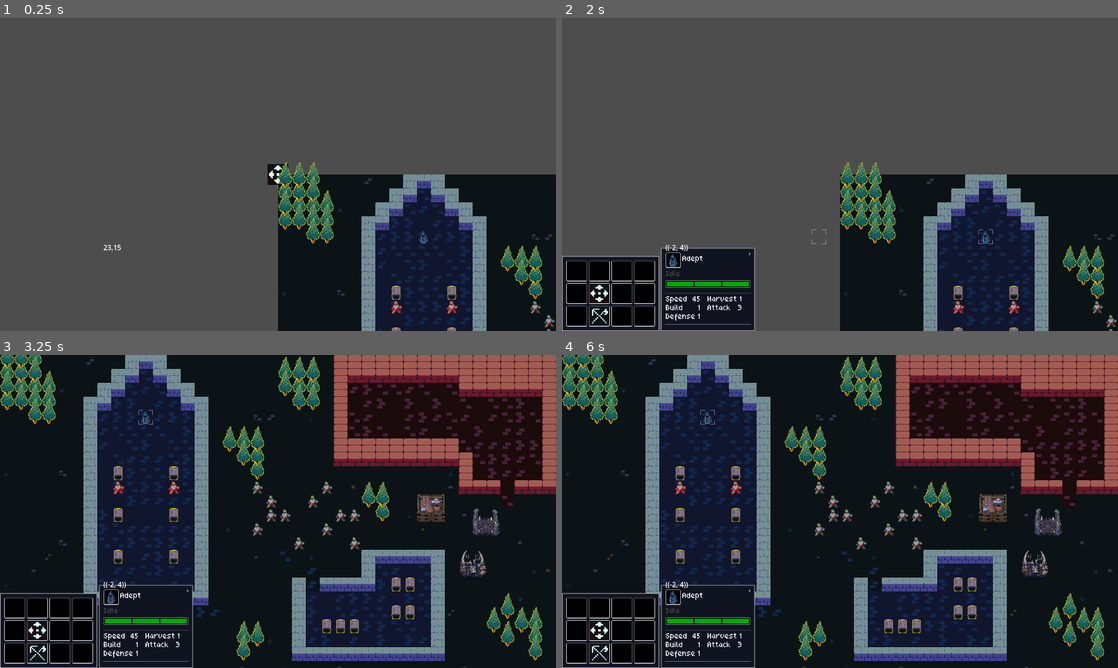
Above: before the commit, frames 1-4 (two rows, left to right).
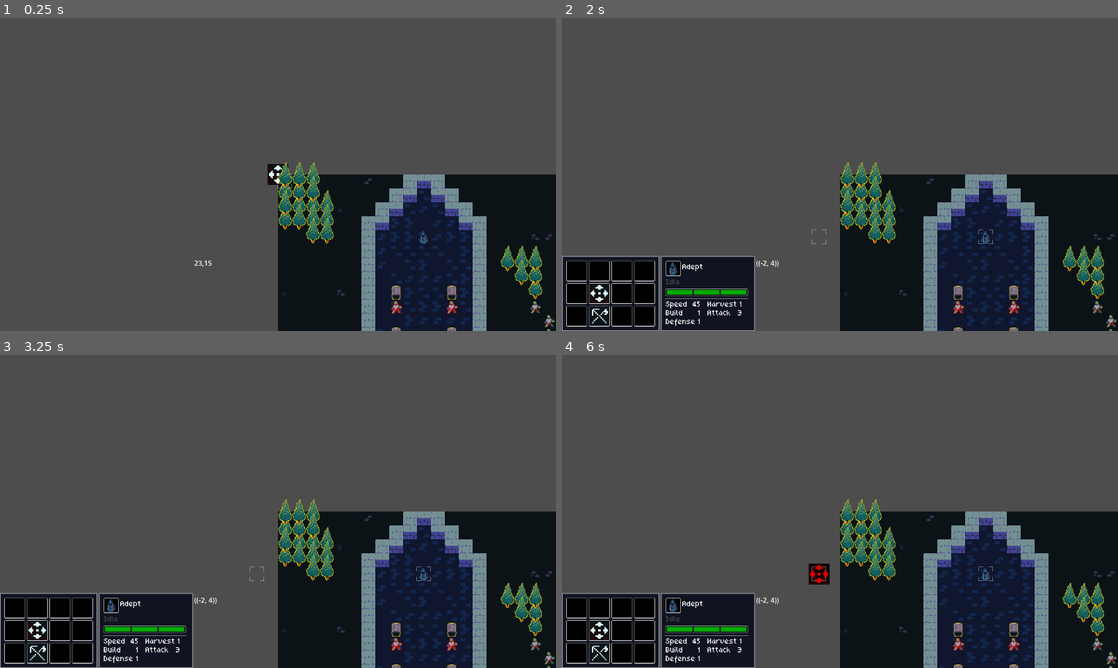
Above: after the commit, the same moments.

Repository: MateusRPF/MicroRTS
Game: Godot game, scene res://Maps/Lvl_test.tscn
Two runs of this game, one before a commit and one after it. Both use one fixed random seed, a clock stepped at 60 frames per second and the inputs below.
Inputs (mouse positions are in pixels of both pictures, inside the frame that each line leads up to):
- Up to frame 1 (0.25 s): no input
- Up to frame 2 (2 s): tap Enter at 0.5 s; move the mouse to (812, 237) at 0.52 s; click (812, 237) at 0.67 s; tap Space at 1.25 s; drag from (1006, 221) to (812, 237) at 1.27 s
- Up to frame 3 (3.25 s): move the mouse to (16, 608) at 2.02 s; click (16, 608) at 2.17 s; tap Enter at 2.75 s; drag from (38, 608) to (111, 464) at 2.77 s
- Up to frame 4 (6 s): tap Space at 3.5, 5 s; drag from (623, 608) to (867, 511) at 3.52 s; tap Enter at 4.25 s; drag from (645, 608) to (756, 433) at 4.27 s; move the mouse to (578, 630) at 5.02 s; click (578, 630) at 5.17 s; drag from (600, 630) to (728, 527) at 5.77 s

The runs differ from the first frame. In frame 1, less than 0.1% of the frame differs, in the area x 18-39%, y 72-80%; in frame 2, 1.9%; in frame 3, 79%, in the area x 0-100%, y 0-100%; in frame 4, 79%.
Error in both runs: Invalid access to property or key '(-2, 4)' on a base object of type 'Dictionary[Vector2i, GameTile]'. (res://Scripts/Controllers/player_controller.gd:118)

Commit message:
Added tooltip system, enabled for commands for now.

Diff:
--- a/Maps/Lvl_test.tscn
+++ b/Maps/Lvl_test.tscn
@@ -1,6 +1,7 @@
 [gd_scene format=3 uid="uid://b2177ucgykpsn"]
 
 [ext_resource type="PackedScene" uid="uid://c0umrcpgjtmi1" path="res://Prefabs/GameLevel.tscn" id="1_dnwpq"]
+[ext_resource type="PackedScene" uid="uid://b032i84bq7lu8" path="res://Prefabs/Widgets/Widget_Tooltip.tscn" id="1_w3o1q"]
 [ext_resource type="PackedScene" uid="uid://bx3kv3un2jsmn" path="res://Prefabs/Widgets/Widget_ObjectInspector.tscn" id="8_70dqj"]
 [ext_resource type="Script" uid="uid://cd8yfxqc4yltq" path="res://Scripts/UnitComponents/CWoundable.gd" id="9_mgthj"]
 [ext_resource type="Script" uid="uid://c63t7qxi7f0jd" path="res://Scripts/Widgets/Widget_CoordinateView.gd" id="9_upx6b"]
@@ -30,8 +31,17 @@
 anchor_bottom = 1.0
 grow_horizontal = 2
 grow_vertical = 2
+size_flags_vertical = 8
 
-[node name="CommandPanel" parent="PlayerHUDLayer/HUD" unique_id=1232269199 node_paths=PackedStringArray("button_command_map") instance=ExtResource("17_c44cc")]
+[node name="VBoxContainer" type="VBoxContainer" parent="PlayerHUDLayer/HUD" unique_id=1249876524]
+layout_mode = 2
+size_flags_vertical = 8
+alignment = 2
+
+[node name="Widget_Tooltip" parent="PlayerHUDLayer/HUD/VBoxContainer" unique_id=1053873905 instance=ExtResource("1_w3o1q")]
+layout_mode = 2
+
+[node name="CommandPanel" parent="PlayerHUDLayer/HUD/VBoxContainer" unique_id=1232269199 node_paths=PackedStringArray("button_command_map") instance=ExtResource("17_c44cc")]
 layout_mode = 2
 button_command_map = {
 NodePath("MarginContainer/GridContainer/Button_AbilityQ"): null,
@@ -50,20 +60,18 @@
 
 [node name="Inspector" parent="PlayerHUDLayer/HUD" unique_id=454653937 node_paths=PackedStringArray("widget_registry") instance=ExtResource("8_70dqj")]
 layout_mode = 2
-size_flags_horizontal = 0
-size_flags_vertical = 8
 widget_registry = {
-ExtResource("9_mgthj"): NodePath("MarginContainer/VBoxContainer/Widget_WoundView"),
-ExtResource("10_rlgon"): NodePath("MarginContainer/VBoxContainer/Widget_AttributeView"),
-ExtResource("11_jln6d"): NodePath("MarginContainer/VBoxContainer/Widget_ExecutorView"),
-ExtResource("12_jp3g8"): NodePath("MarginContainer/VBoxContainer/Widget_InventoryView")
+ExtResource("9_mgthj"): NodePath("MarginContainer/HBoxContainer/VBoxContainer/Widget_WoundView"),
+ExtResource("10_rlgon"): NodePath("MarginContainer/HBoxContainer/VBoxContainer/Widget_AttributeView"),
+ExtResource("11_jln6d"): NodePath("MarginContainer/HBoxContainer/VBoxContainer/Widget_ExecutorView"),
+ExtResource("12_jp3g8"): NodePath("MarginContainer/HBoxContainer/VBoxContainer2/Widget_InventoryView")
 }
 
 [node name="CoordinateLabel" type="Label" parent="PlayerHUDLayer" unique_id=1740694992]
-offset_left = 238.0
-offset_top = 516.0
-offset_right = 279.0
-offset_bottom = 539.0
+offset_left = 447.0
+offset_top = 552.0
+offset_right = 488.0
+offset_bottom = 575.0
 text = "23,15"
 script = ExtResource("9_upx6b")
 
--- a/Prefabs/Widgets/Widget_ActorView.tscn
+++ b/Prefabs/Widgets/Widget_ActorView.tscn
@@ -48,6 +48,7 @@
 text_overrun_behavior = 3
 
 [node name="PanelContainer2" type="PanelContainer" parent="HBoxContainer" unique_id=1826304741]
+visible = false
 layout_mode = 2
 size_flags_horizontal = 4
 size_flags_vertical = 0
--- a/Prefabs/Widgets/Widget_ExecutorView.tscn
+++ b/Prefabs/Widgets/Widget_ExecutorView.tscn
@@ -4,6 +4,7 @@
 
 [node name="Widget_ExecutorView" type="PanelContainer" unique_id=1022687051]
 self_modulate = Color(1, 1, 1, 0)
+size_flags_horizontal = 0
 script = ExtResource("1_cja6m")
 
 [node name="HBoxContainer" type="HBoxContainer" parent="." unique_id=2039579376]
@@ -23,8 +24,9 @@
 
 [node name="Label_Command" type="Label" parent="HBoxContainer" unique_id=1525219184]
 unique_name_in_owner = true
+custom_minimum_size = Vector2(150, 0)
 layout_mode = 2
 theme_override_colors/font_color = Color(0.27752772, 0.27752772, 0.27752772, 1)
 theme_override_font_sizes/font_size = 16
 text = "SWIGGITY SWOOTY"
-horizontal_alignment = 3
+clip_text = true
--- a/Prefabs/Widgets/Widget_ObjectInspector.tscn
+++ b/Prefabs/Widgets/Widget_ObjectInspector.tscn
@@ -24,14 +24,26 @@
 [node name="Inspector" type="PanelContainer" unique_id=454653937 node_paths=PackedStringArray("widget_registry")]
 show_behind_parent = true
 texture_filter = 1
-size_flags_horizontal = 2
+anchors_preset = 7
+anchor_left = 0.5
+anchor_top = 1.0
+anchor_right = 0.5
+anchor_bottom = 1.0
+offset_left = -124.0
+offset_top = -190.0
+offset_right = 124.0
+offset_bottom = -34.0
+grow_horizontal = 2
+grow_vertical = 0
+size_flags_horizontal = 0
+size_flags_vertical = 8
 theme_override_styles/panel = SubResource("StyleBoxFlat_jp3g8")
 script = ExtResource("1_mb4xq")
 widget_registry = {
-ExtResource("2_hbito"): NodePath("MarginContainer/VBoxContainer/Widget_WoundView"),
-ExtResource("3_fjt0s"): NodePath("MarginContainer/VBoxContainer/Widget_AttributeView"),
-ExtResource("4_j7ygb"): NodePath("MarginContainer/VBoxContainer/Widget_ExecutorView"),
-ExtResource("5_eojcl"): NodePath("MarginContainer/VBoxContainer/Widget_InventoryView")
+ExtResource("2_hbito"): NodePath("MarginContainer/HBoxContainer/VBoxContainer/Widget_WoundView"),
+ExtResource("3_fjt0s"): NodePath("MarginContainer/HBoxContainer/VBoxContainer/Widget_AttributeView"),
+ExtResource("4_j7ygb"): NodePath("MarginContainer/HBoxContainer/VBoxContainer/Widget_ExecutorView"),
+ExtResource("5_eojcl"): NodePath("MarginContainer/HBoxContainer/VBoxContainer2/Widget_InventoryView")
 }
 
 [node name="MarginContainer" type="MarginContainer" parent="." unique_id=517814802]
@@ -39,33 +51,39 @@
 layout_mode = 2
 theme = ExtResource("1_cyf21")
 
-[node name="VBoxContainer" type="VBoxContainer" parent="MarginContainer" unique_id=1215381375]
+[node name="HBoxContainer" type="HBoxContainer" parent="MarginContainer" unique_id=870948775]
+layout_mode = 2
+
+[node name="VBoxContainer" type="VBoxContainer" parent="MarginContainer/HBoxContainer" unique_id=1215381375]
+layout_mode = 2
+size_flags_horizontal = 0
+size_flags_vertical = 0
+
+[node name="Widget_ActorView" parent="MarginContainer/HBoxContainer/VBoxContainer" unique_id=883937192 instance=ExtResource("2_mb4xq")]
+unique_name_in_owner = true
+layout_mode = 2
+
+[node name="Widget_ExecutorView" parent="MarginContainer/HBoxContainer/VBoxContainer" unique_id=1022687051 instance=ExtResource("6_353ih")]
 layout_mode = 2
 size_flags_horizontal = 0
 
-[node name="Widget_ActorView" parent="MarginContainer/VBoxContainer" unique_id=883937192 instance=ExtResource("2_mb4xq")]
-unique_name_in_owner = true
+[node name="Widget_WoundView" parent="MarginContainer/HBoxContainer/VBoxContainer" unique_id=1596486453 instance=ExtResource("3_hbito")]
 layout_mode = 2
 
-[node name="Widget_ExecutorView" parent="MarginContainer/VBoxContainer" unique_id=1022687051 instance=ExtResource("6_353ih")]
+[node name="HSeparator" type="HSeparator" parent="MarginContainer/HBoxContainer/VBoxContainer" unique_id=1895444628]
 layout_mode = 2
 
-[node name="Widget_WoundView" parent="MarginContainer/VBoxContainer" unique_id=1596486453 instance=ExtResource("3_hbito")]
+[node name="Widget_AttributeView" parent="MarginContainer/HBoxContainer/VBoxContainer" unique_id=2076027311 instance=ExtResource("5_353ih")]
 layout_mode = 2
 
-[node name="Widget_InventoryView" parent="MarginContainer/VBoxContainer" unique_id=1364715684 instance=ExtResource("4_fjt0s")]
+[node name="VBoxContainer2" type="VBoxContainer" parent="MarginContainer/HBoxContainer" unique_id=304232959]
+layout_mode = 2
+size_flags_horizontal = 0
+
+[node name="Widget_InventoryView" parent="MarginContainer/HBoxContainer/VBoxContainer2" unique_id=1195157617 instance=ExtResource("4_fjt0s")]
 layout_mode = 2
 
-[node name="HSeparator" type="HSeparator" parent="MarginContainer/VBoxContainer" unique_id=1895444628]
-layout_mode = 2
-
-[node name="Widget_AttributeView" parent="MarginContainer/VBoxContainer" unique_id=2076027311 instance=ExtResource("5_353ih")]
-layout_mode = 2
-
-[node name="HSeparator2" type="HSeparator" parent="MarginContainer/VBoxContainer" unique_id=1577900208]
-layout_mode = 2
-
-[node name="Widget_Status" type="GridContainer" parent="MarginContainer/VBoxContainer" unique_id=1365834016]
+[node name="Widget_Status" type="GridContainer" parent="MarginContainer/HBoxContainer/VBoxContainer2" unique_id=769494974]
 layout_mode = 2
 theme_override_constants/h_separation = 19
 columns = 2
--- /dev/null
+++ b/Prefabs/Widgets/Widget_Tooltip.tscn
@@ -0,0 +1,39 @@
+[gd_scene format=3 uid="uid://b032i84bq7lu8"]
+
+[ext_resource type="Theme" uid="uid://ccd2tkrpe0pi1" path="res://UI/Theme_HorrorBase.tres" id="1_17u3o"]
+[ext_resource type="Script" uid="uid://brmo2esu36ywm" path="res://Scripts/Widgets/Widget_TooltipDisplay.gd" id="2_1ejah"]
+
+[sub_resource type="StyleBoxFlat" id="StyleBoxFlat_17u3o"]
+bg_color = Color(0, 0, 0, 0.4117647)
+corner_radius_top_left = 4
+corner_radius_top_right = 4
+corner_radius_bottom_right = 4
+corner_radius_bottom_left = 4
+
+[node name="Widget_Tooltip" type="PanelContainer" unique_id=1053873905]
+offset_right = 191.0
+offset_bottom = 98.0
+theme = ExtResource("1_17u3o")
+theme_override_styles/panel = SubResource("StyleBoxFlat_17u3o")
+script = ExtResource("2_1ejah")
+
+[node name="MarginContainer" type="MarginContainer" parent="." unique_id=920210949]
+layout_mode = 2
+
+[node name="VBoxContainer" type="VBoxContainer" parent="MarginContainer" unique_id=871896729]
+layout_mode = 2
+
+[node name="Label_Title" type="Label" parent="MarginContainer/VBoxContainer" unique_id=957633025]
+unique_name_in_owner = true
+layout_mode = 2
+theme_override_colors/font_color = Color(2.5027991e-06, 0.5810672, 0.7928545, 1)
+theme_override_font_sizes/font_size = 16
+text = "Tooltip Title"
+
+[node name="Label_Desc" type="Label" parent="MarginContainer/VBoxContainer" unique_id=1090628805]
+unique_name_in_owner = true
+custom_minimum_size = Vector2(175, 0)
+layout_mode = 2
+theme_override_font_sizes/font_size = 12
+text = "Lorem ipsum dolor pititipototo blábllá WOOOOOO BOOOI this is that cool ass description."
+autowrap_mode = 2
--- a/Scripts/Controllers/camera_controller.gd
+++ b/Scripts/Controllers/camera_controller.gd
@@ -1,7 +1,7 @@
 extends Camera2D
 class_name CameraController
 
-@export var edge_pan_margin: int = 64
+@export var edge_pan_margin: int = 16
 @export var edge_pan_speed: float = 600.0
 @export var zoom_step_pixels: float = 32.0
 @export var min_zoom_factor: float = 0.25
@@ -17,9 +17,9 @@
 	if event is InputEventMouseButton and event.pressed:
 		match event.button_index:
 			MOUSE_BUTTON_WHEEL_UP:
+				_zoom_by_scroll(1)
+			MOUSE_BUTTON_WHEEL_DOWN:
 				_zoom_by_scroll(-1)
-			MOUSE_BUTTON_WHEEL_DOWN:
-				_zoom_by_scroll(1)
 
 func _process(delta: float) -> void:
 	if not player_controller or not get_viewport():
--- a/Scripts/Managers/GlobalEventBus.gd
+++ b/Scripts/Managers/GlobalEventBus.gd
@@ -11,6 +11,8 @@
 signal UI_controller_ready(controller:PlayerController)
 signal UI_command_requested(controller:PlayerController)
 signal UI_tile_hovered(controller:PlayerController, coord:Vector2i)
+signal UI_tooltip_requested(config:TooltipConfiguration)
+signal UI_tooltip_closed()
 
 # -- Movement & Logic --
 # Useful for the UI to know when to update position-based widgets
--- /dev/null
+++ b/Scripts/Widgets/Inspector Widgets/TooltipConfiguration.gd
@@ -0,0 +1,14 @@
+extends RefCounted
+class_name TooltipConfiguration
+
+
+var title:String
+var description:String
+var icon:Texture2D
+var costs:Array[TooltipCost] = []
+
+
+class TooltipCost:
+	var cost_type:String
+	var cost_amount:int
+	var validate_on_wallet:bool = true
--- a/Scripts/Widgets/Inspector Widgets/Widget_WoundView.gd
+++ b/Scripts/Widgets/Inspector Widgets/Widget_WoundView.gd
@@ -31,8 +31,6 @@
 
 	var health:int = wound_component.get_current_health()
 
-	print("Updating wound view: health=",health," / ",wound_component.get_max_wounds())
-
 	for childIndex in range(entry_container.get_child_count()):
 		if childIndex+1 > health:
 			entry_container.get_child(childIndex).modulate.a = 0
--- a/Scripts/Widgets/Widget_BaseButton.gd
+++ b/Scripts/Widgets/Widget_BaseButton.gd
@@ -5,6 +5,7 @@
 signal on_pressed()
 signal on_hovered()
 signal on_released()
+var tooltip_config:TooltipConfiguration
 
 # -- Visual States --
 @export var normal_tint: Color = Color(1, 1, 1, 0):
@@ -65,11 +66,15 @@
 	var bg = get_node_or_null("%ColorRect")
 	bg.color = hover_tint
 	print("Hovered button")
+	if (tooltip_config):
+		GameplayEvents.UI_tooltip_requested.emit(tooltip_config)
 	on_hovered.emit()
 
 func _on_mouse_exited() -> void:
 	var bg = get_node_or_null("%ColorRect")
 	print("Exited button")
+	if (tooltip_config):
+		GameplayEvents.UI_tooltip_closed.emit()
 	if bg: bg.color = normal_tint
 
 func _gui_input(event: InputEvent) -> void:
--- a/Scripts/Widgets/Widget_ControlPanel.gd
+++ b/Scripts/Widgets/Widget_ControlPanel.gd
@@ -29,6 +29,10 @@
 
 	for command_entry in command_entries:
 		command_entry.button.on_pressed.connect(trigger_command_request.bind(command_entry.data))
+		if (command_entry.data):
+			command_entry.button.tooltip_config = TooltipConfiguration.new()
+			command_entry.button.tooltip_config.title = command_entry.data.display_name
+			command_entry.button.tooltip_config.description = command_entry.data.description
 
 
 func _clear_view() -> void:
--- /dev/null
+++ b/Scripts/Widgets/Widget_TooltipDisplay.gd
@@ -0,0 +1,21 @@
+extends PanelContainer
+
+
+# Called when the node enters the scene tree for the first time.
+func _ready() -> void:
+	GameplayEvents.UI_tooltip_requested.connect(_show_tooltip)
+	GameplayEvents.UI_tooltip_closed.connect(_hide_tooltip)
+	self.visible = false
+
+
+# Called every frame. 'delta' is the elapsed time since the previous frame.
+func _show_tooltip(config:TooltipConfiguration) -> void:
+	print("Showing tooltip: %s" % [config.title])
+	self.visible = true
+	%Label_Title.text = config.title
+	%Label_Desc.text = config.description
+	#$Icon.texture = config.icon
+
+func _hide_tooltip() -> void:
+	print("Hiding tooltip")
+	self.visible = false
Not shown, added: Scripts/Widgets/Inspector Widgets/TooltipConfiguration.gd.uid
Not shown, added: Scripts/Widgets/Widget_TooltipDisplay.gd.uid
